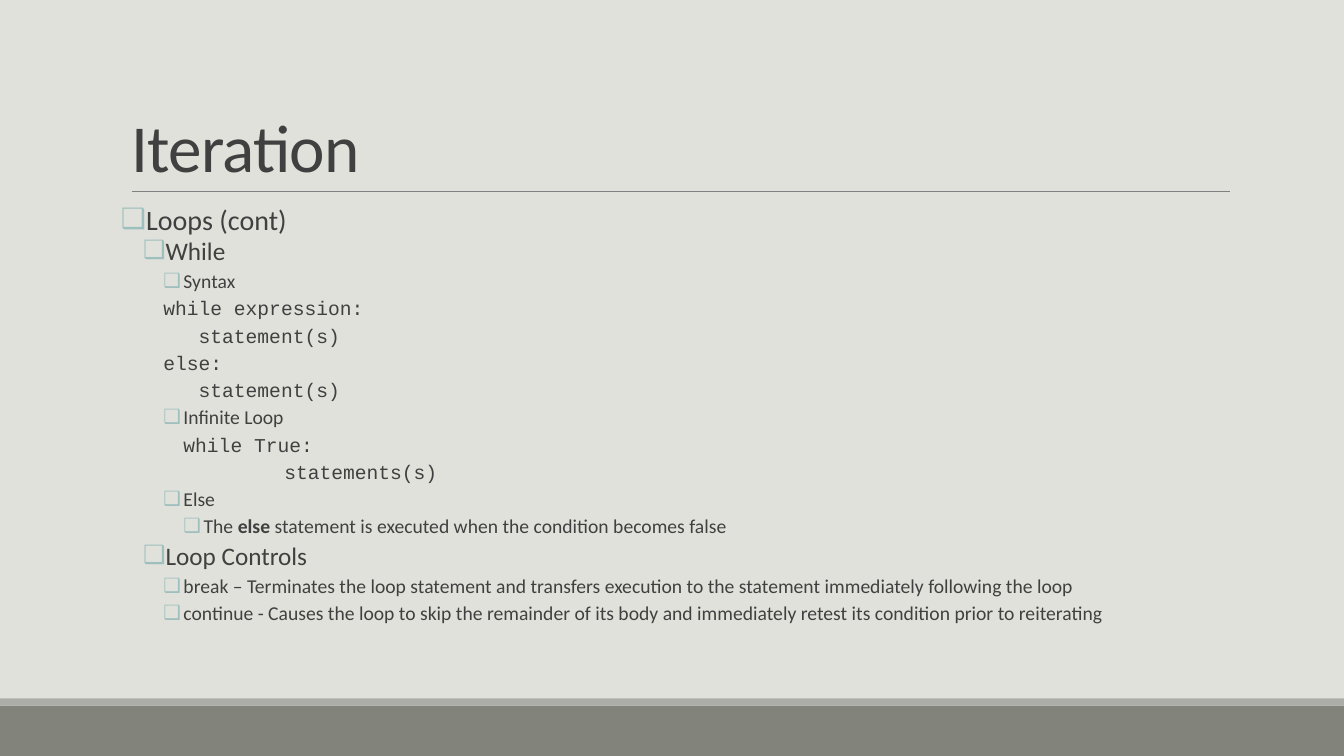
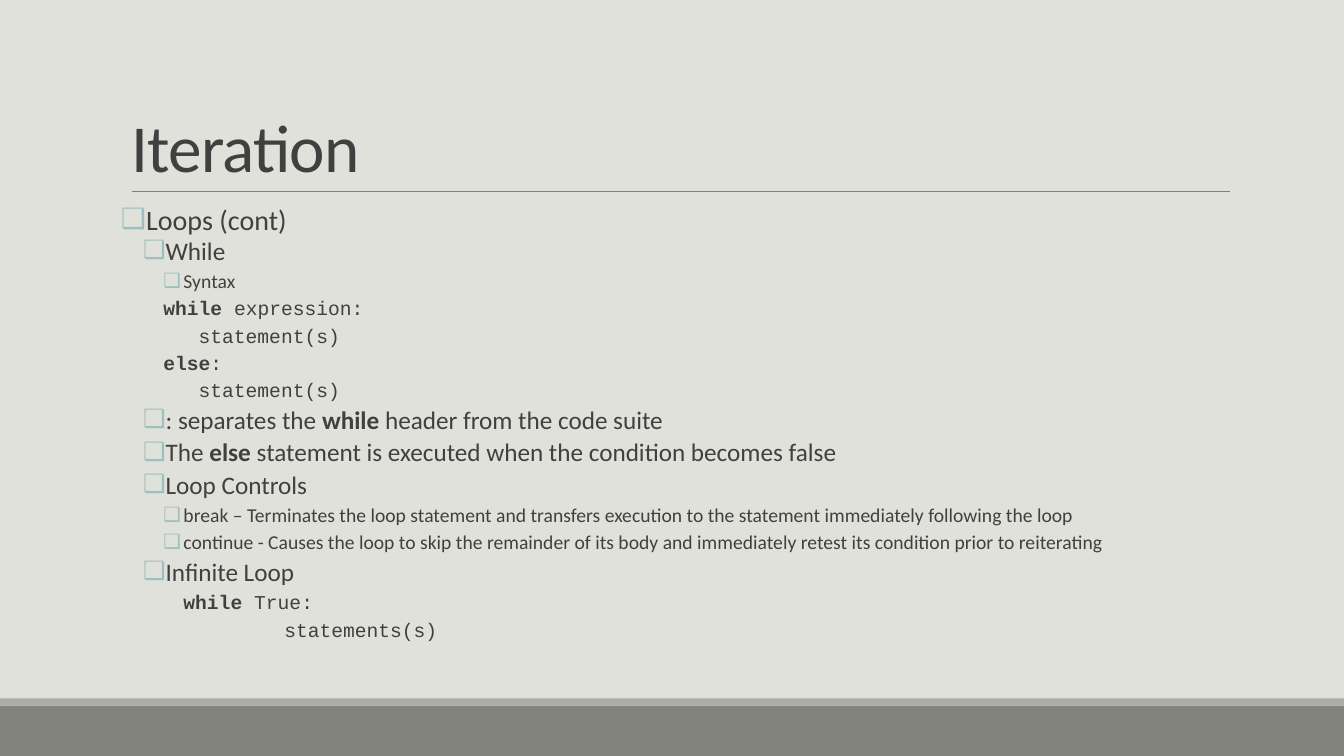
Before and after one commit to tslator/IntroToPython3, a slide deck: slide 55 of Introduction to Python 3.pptm (slide 54 before the commit). Drawn at 1344x756 pixels with LibreOffice and Linux fonts; fonts in the diff are those of the drawing. Boxes give left, top, right and bottom in pixels: in the first picture for what was removed or moved away, otherwise in the second. Text is boxed around its words. In the diff, an @@ line names an element or a change of style, - is before the commit and + after.

```diff
--- a/Introduction to Python 3.pptm
+++ b/Introduction to Python 3.pptm
@@ text at (x1=163, y1=302, x2=836, y2=461): bold on in "while", "else:"; size 14 to 18 pt in "The else statement is executed when the ..."; list level 4 to 2 in "The else statement is executed ..." @@
@@ text at (x1=178, y1=411, x2=663, y2=433): text changed; size 14 to 18 pt; font Courier New to Calibri @@
-    ❑ Infinite Loop
-      while True:
-      statements(s)
-    ❑ Else
+  ❑ : separates the while header from the code suite
@@ text at (x1=166, y1=563, x2=437, y2=641): paragraphs added @@
+  ❑ Infinite Loop
+      while True:
+      statements(s)
```
Also in this commit, not shown: 20 other slides changed, 42 slides added, 1 slide removed, 15 other files.
